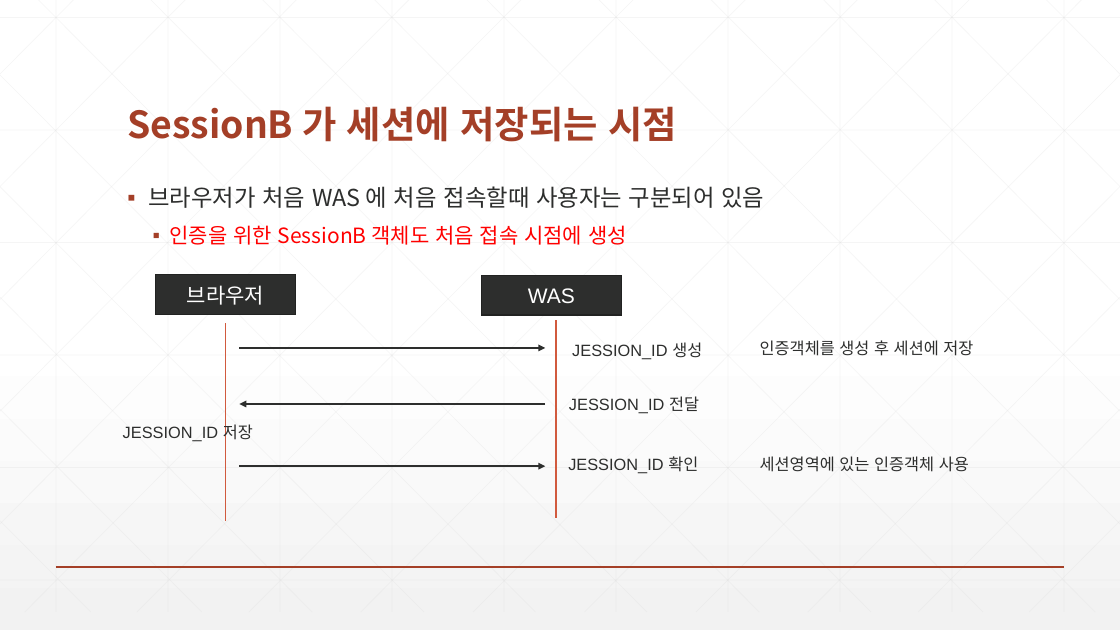
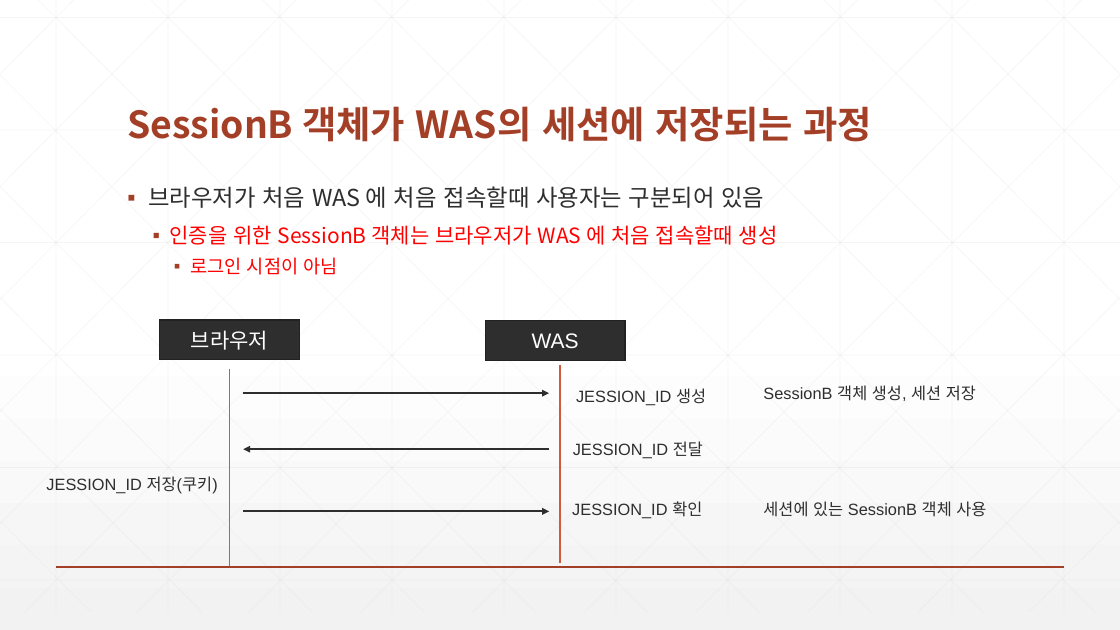
Before and after one commit to zeroshift01/code5, a slide deck: slide 1 of inflearn05/doc/5(심화) SessionB 객체가 세션에 저장되는 과정.pptx. Drawn at 1120x630 pixels with LibreOffice and Linux fonts; fonts in the diff are those of the drawing. Boxes give left, top, right and bottom in pixels: in the first picture for what was removed or moved away, otherwise in the second. Text is boxed around its words. In the diff, an @@ line names an element or a change of style, - is before the commit and + after.

```diff
--- a/inflearn05/doc/5(심화) SessionB 객체가 세션에 저장되는 과정.pptx
+++ b/inflearn05/doc/5(심화) SessionB 객체가 세션에 저장되는 과정.pptx
@@ title at [127,106,872,142]: text changed @@
-SessionB 가 세션에 저장되는 시점
+SessionB 객체가 WAS의 세션에 저장되는 과정
@@ text at [169,225,778,275]: text changed @@
-  ▪ 인증을 위한 SessionB 객체도 처음 접속 시점에 생성
+  ▪ 인증을 위한 SessionB 객체는 브라우저가 WAS 에 처음 접속할때 생성
+    ▪ 로그인 시점이 아님
@@ text at [763,385,976,401]: text changed @@
-인증객체를 생성 후 세션에 저장
+SessionB 객체 생성, 세션 저장
@@ text at [46,476,218,494]: text changed @@
-JESSION_ID 저장
+JESSION_ID 저장(쿠키)
@@ 3 texts, 3 arrows, 2 rectangles, 2 lines: place and size @@
-3 texts, 3 arrows, 2 rectangles, 2 lines at [155,275,702,521]
+3 texts, 3 arrows, 2 rectangles, 2 lines at [160,320,706,566]
@@ text at [763,501,986,517]: text changed @@
-세션영역에 있는 인증객체 사용
+세션에 있는 SessionB 객체 사용
```
Also in this commit, not shown: 1 other slide changed, 2 slides added, 1 slide removed, 11 other files.
